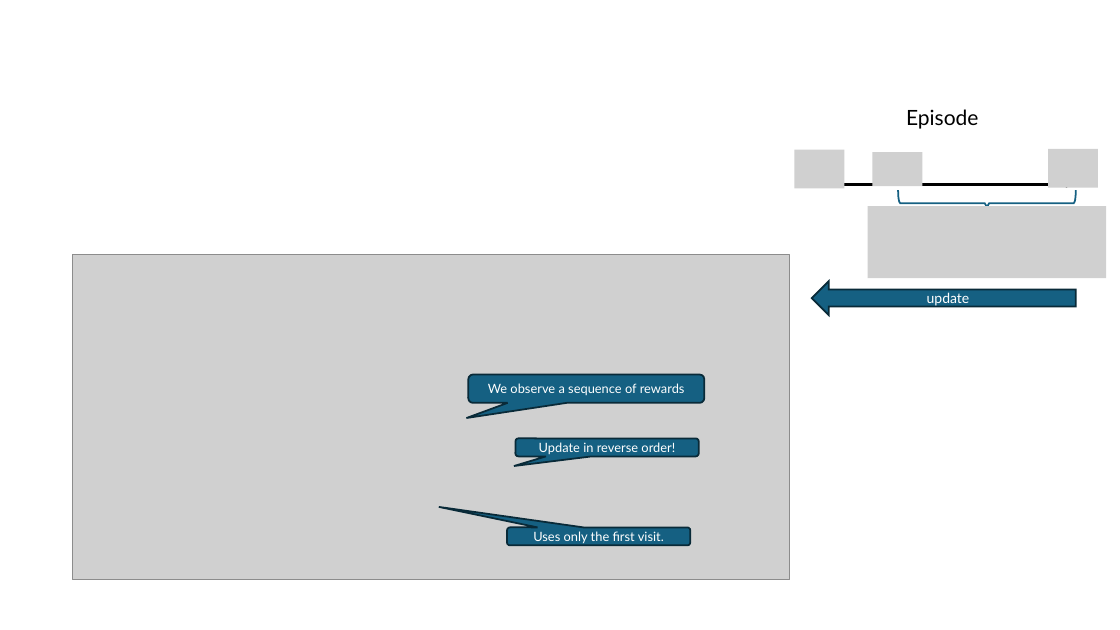
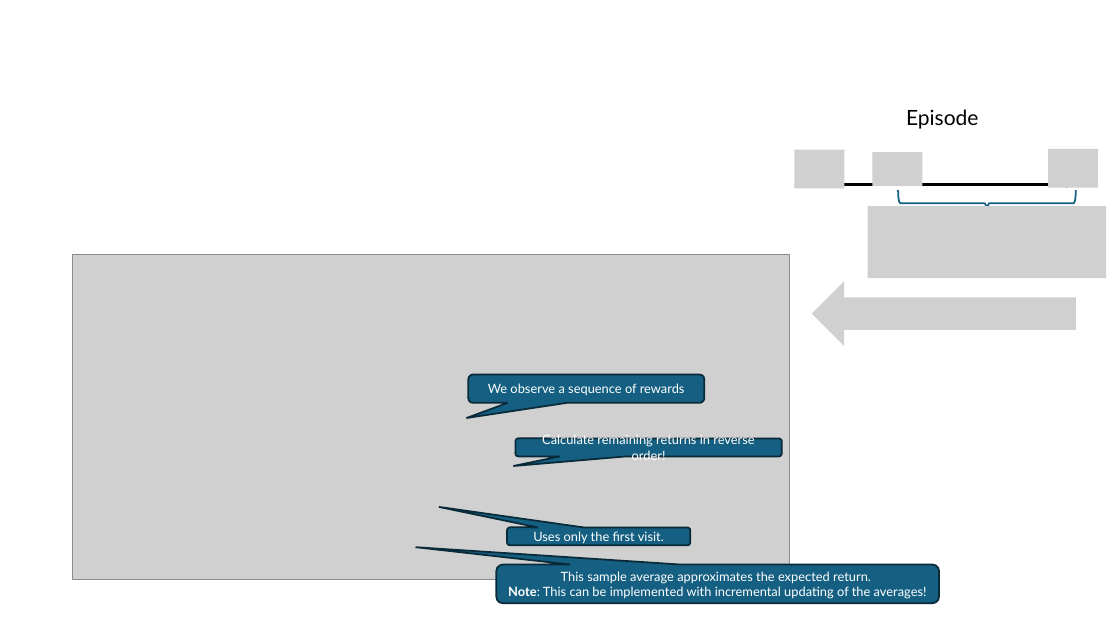
Before and after one commit to mhahsler/Introduction_to_Reinforcement_Learning, a slide deck: slide 6 of slides/Lecture_Chapter05.pptx. Drawn at 1120x630 pixels with LibreOffice and Linux fonts; fonts in the diff are those of the drawing; grey boxes stand for pictures. Boxes give left, top, right and bottom in pixels: in the first picture for what was removed or moved away, otherwise in the second. Text is boxed around its words. In the diff, an @@ line names an element or a change of style, - is before the commit and + after.

```diff
--- a/slides/Lecture_Chapter05.pptx
+++ b/slides/Lecture_Chapter05.pptx
@@ right arrow removed at (812,281,1075,315) @@
-update
@@ picture added at (812,281,1075,346) @@
@@ rounded speech box "Calculate remaining returns in reverse ...": place and size @@
-rounded speech box "Calculate remaining returns in reverse ..." at (516,439,699,456)
+rounded speech box "Calculate remaining returns in reverse ..." at (516,439,782,456)
@@ text in rounded speech box at (542,433,754,463): text changed @@
-Update in reverse order!
+Calculate remaining returns in reverse order!
@@ rounded speech box added at (497,565,939,603), fill #156082, outline #092A39 1.5 pt, 11 pt, text #FFFFFF @@
+This sample average approximates the expected return.
+Note: This can be implemented with incremental updating of the averages!
```
Also in this commit, not shown: 11 other slides changed, 1 other file.
